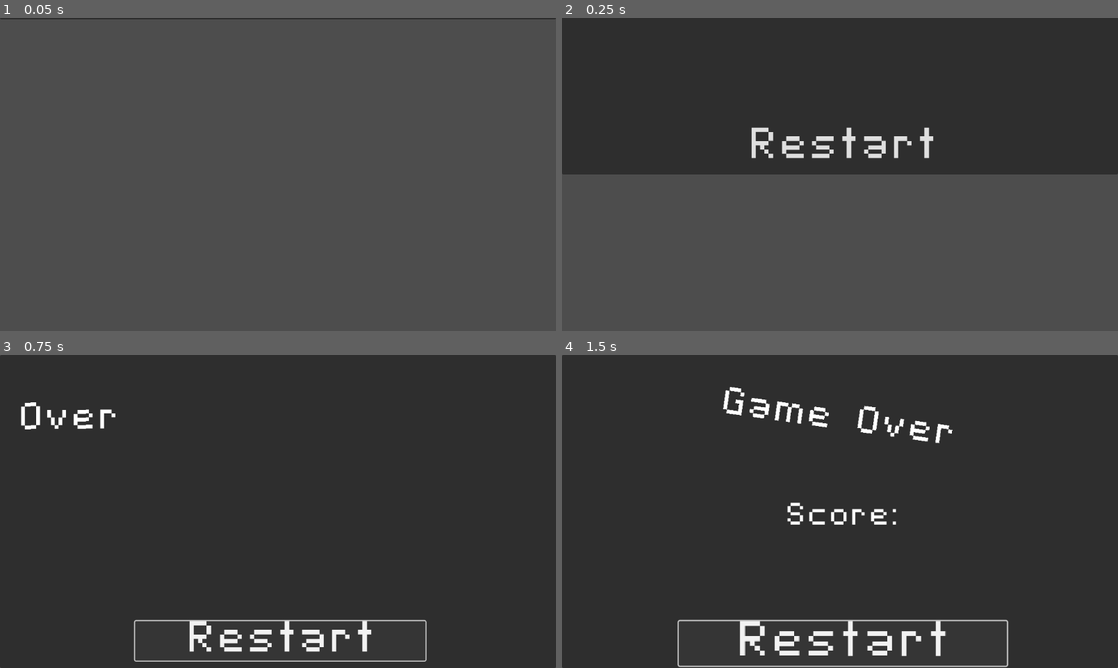
Above: before the commit, frames 1-4 (two rows, left to right).
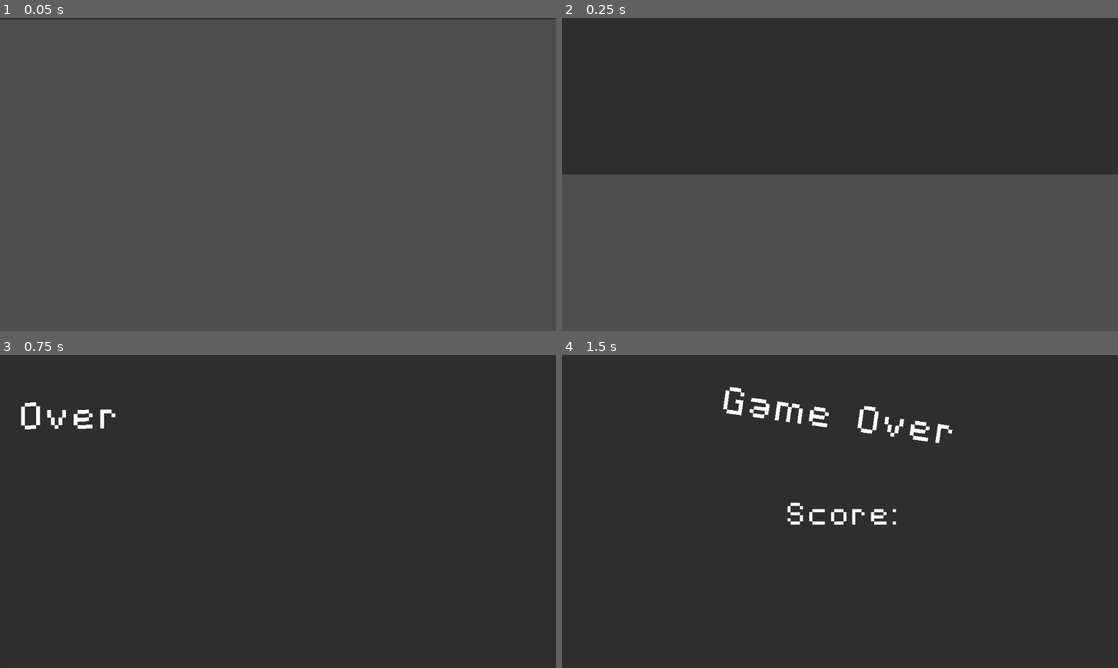
Above: after the commit, the same moments.

Repository: cofeek-codes/Space-Strike
Game: Godot game, scene res://scenes/ui/game_over.tscn
Two runs of this game, one before a commit and one after it. Both use one fixed random seed, a clock stepped at 60 frames per second and the inputs below. This scene is started directly instead of the project's main scene.
Inputs (mouse positions are in pixels of both pictures, inside the frame that each line leads up to):
- Up to frame 1 (0.05 s): no input
- Up to frame 2 (0.25 s): no input
- Up to frame 3 (0.75 s): click (283, 642) at 0.5 s, where only the run before the commit has a clickable "Restart"
- Up to frame 4 (1.5 s): click (840, 639) at 1.25 s, where only the run before the commit has a clickable "Restart"

Frame 1 is identical in both runs. In frame 2, 1.1% of the frame differs, in the area x 34-67%, y 34-45%; in frame 3, 1.6%; in frame 4, 2.1%, in the area x 20-81%, y 84-100%.

Commit message:
game over menu ui done

Diff:
--- a/scripts/ui/game_over.gd
+++ b/scripts/ui/game_over.gd
@@ -4,6 +4,7 @@
 @onready var game_over_label: Label = $Panel/GameOverLabel
 @onready var score_label: Label = $Panel/ScoreLabel
 @onready var high_score_label: Label = $Panel/HighScoreLabel
+@onready var restart_button: Button = $Panel/RestartButton
 
 
 const PANEL_TWEEN_DURATION = 0.5
@@ -14,11 +15,13 @@
 	game_over_label.position.x -= panel.size.x
 	score_label.position.x += panel.size.x
 	high_score_label.position.x += panel.size.x
+	restart_button.position.y += panel.size.y * 2
 
 	var panel_tween: Tween
 	var game_over_label_tween: Tween
 	var score_label_tween: Tween
 	var high_score_label_tween: Tween
+	var restart_button_tween: Tween
 
 
 
@@ -33,6 +36,9 @@
 	await get_tree().create_timer(0.5).timeout
 	high_score_label_tween = check_and_create_tween(high_score_label_tween, Tween.TransitionType.TRANS_CUBIC)
 	high_score_label_tween.tween_property(high_score_label, "position:x", high_score_label.position.x - panel.size.x, PANEL_TWEEN_DURATION)
+	await get_tree().create_timer(0.5).timeout
+	restart_button_tween = check_and_create_tween(restart_button_tween, Tween.TransitionType.TRANS_CUBIC)
+	restart_button_tween.tween_property(restart_button, "position:y", restart_button.position.y - panel.size.y * 2, PANEL_TWEEN_DURATION)
 
 # Called every frame. 'delta' is the elapsed time since the previous frame.
 func _process(delta: float) -> void:
